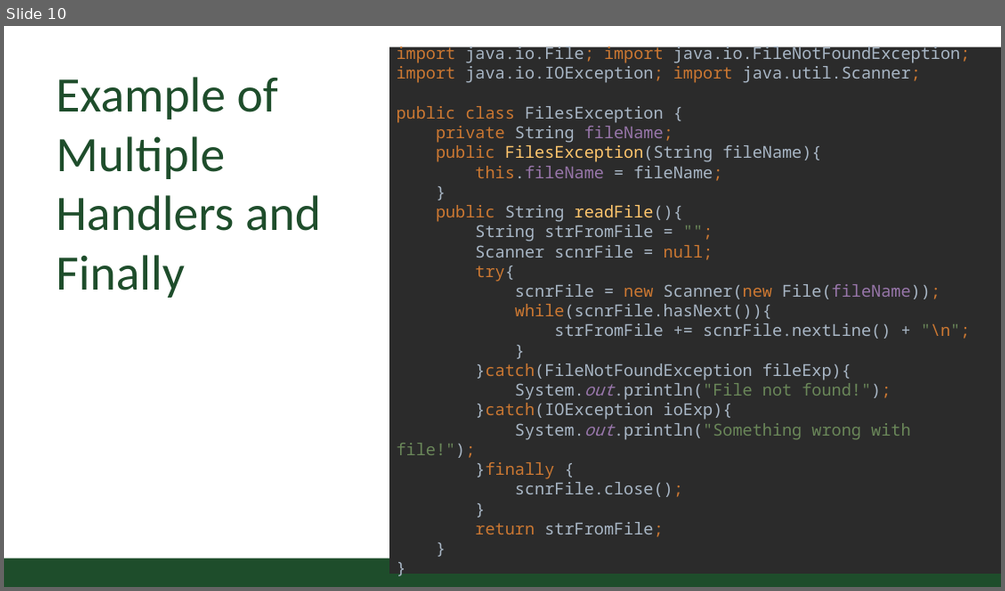
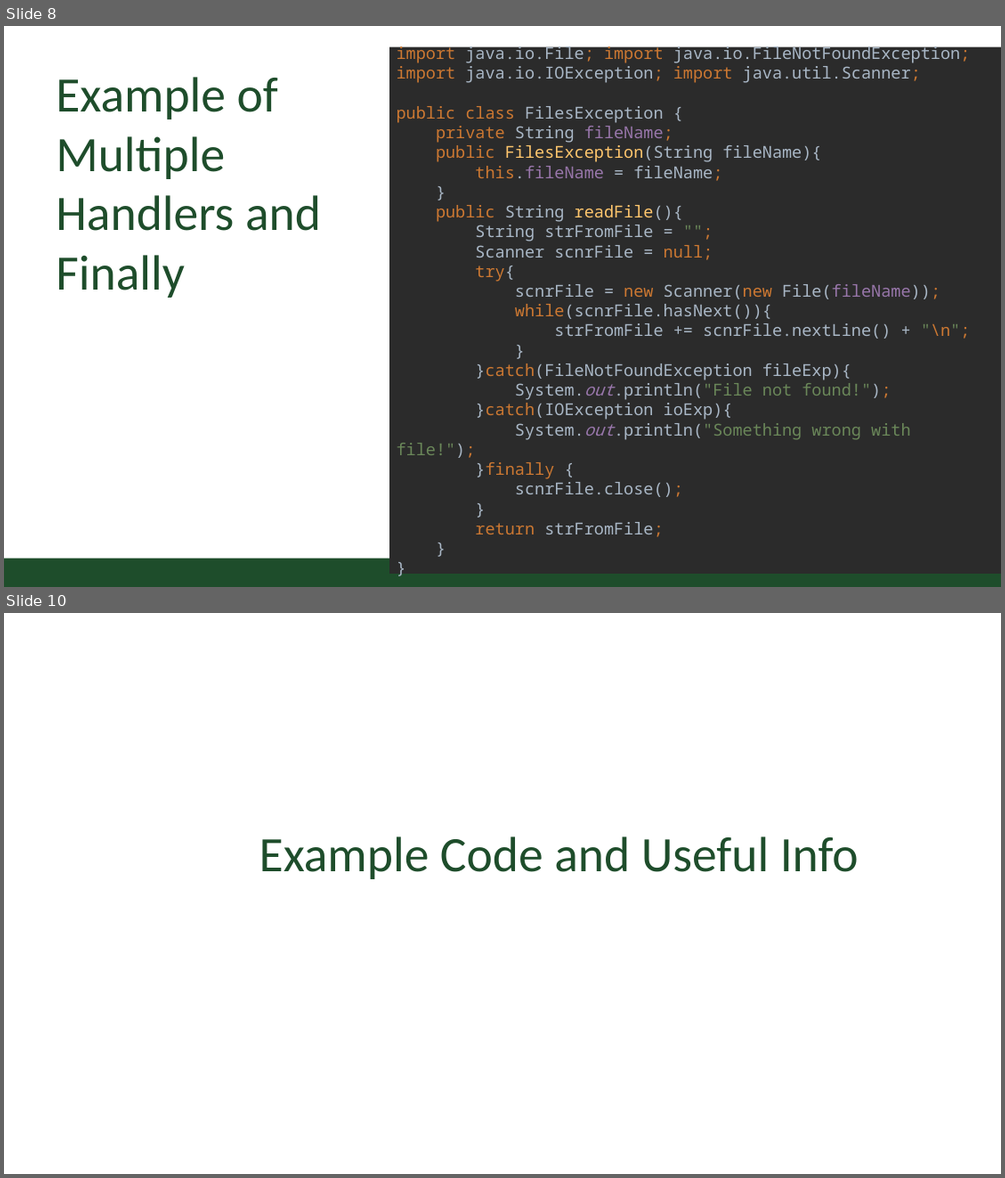
Before and after one commit to CSU-CompSci-CS163-4/Handouts, a slide deck: slides/On-Campus/09_02_Exceptions.pptx. Shown one above the other, each under a label of ours: slide 10 before the commit, slides 8 and 10 after it; the slides between them are not shown. The pictures are 1005x591 and 1005x1178 pixels, drawn with LibreOffice and Linux fonts; fonts in the diff are those of the drawing; background and template pictures are left out. Boxes give left, top, right and bottom in pixels: in the first picture for what was removed or moved away, otherwise in the second. Text is boxed around its words. In the diff, an @@ line names an element or a change of style, - is before the commit and + after.

Commit message:
updated for CS 163 examples

```diff
--- a/slides/On-Campus/09_02_Exceptions.pptx
+++ b/slides/On-Campus/09_02_Exceptions.pptx
@@ slide 10 added at [4,613,1001,1174], background #FFFFFF @@
@@ title added at [259,836,858,879], 54 pt, text #1E4D2B @@
+Example Code and Useful Info
@@ what was slide 10 is now slide 8 @@
```
Also in this commit, not shown: 2 slides changed, 1 other slide added, 2 other files.
